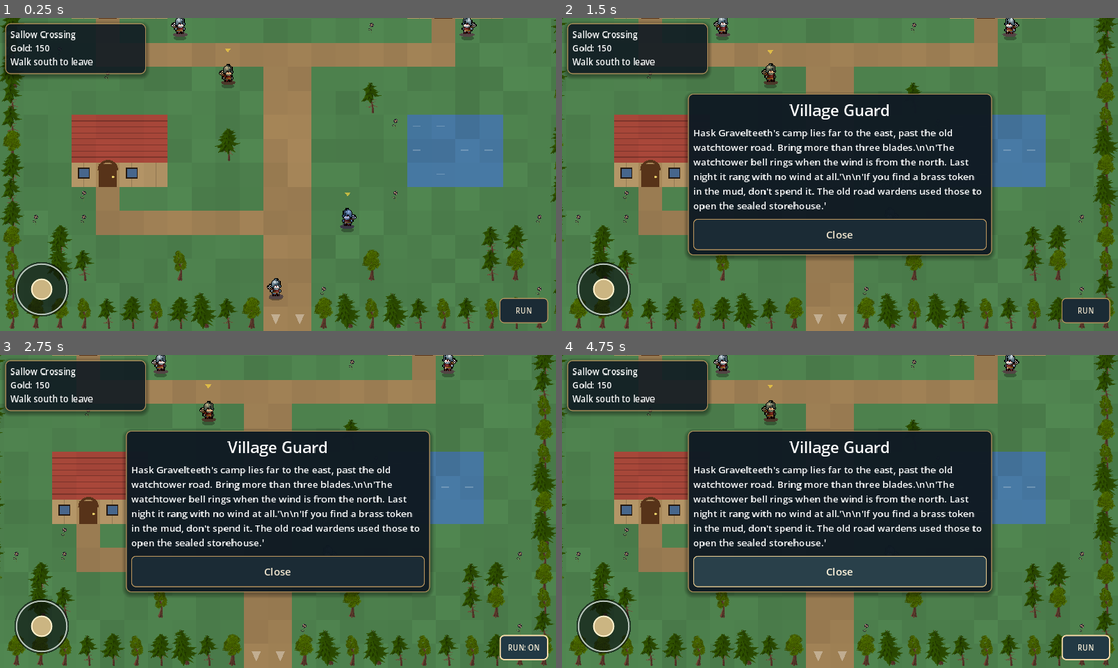
Above: before the commit, frames 1-4 (two rows, left to right).
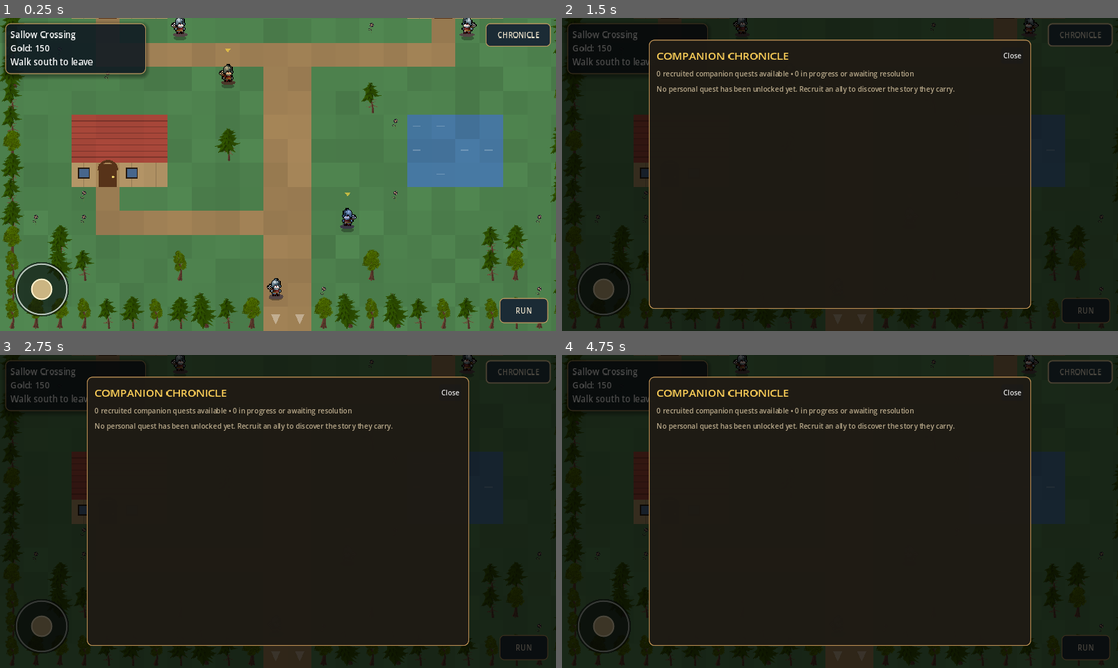
Above: after the commit, the same moments.

Repository: ninjun42215-gif/KindleWake
Game: Godot game, scene res://Location.tscn
Same seed, same stepped clock (60 frames per second), same inputs: the game is played once before the commit and once after it. This scene is started directly instead of the project's main scene.
Inputs (mouse positions are in pixels of both pictures, inside the frame that each line leads up to):
- Up to frame 1 (0.25 s): no input
- Up to frame 2 (1.5 s): click (1079, 33) at 0.5 s, where only the run after the commit has a clickable "CHRONICLE"; click (840, 305) at 1.25 s, where only the run before the commit has a clickable "A Talk to Village Guard"
- Up to frame 3 (2.75 s): click "RUN" at 2 s
- Up to frame 4 (4.75 s): click "RUN: ON" (after the commit: "RUN") at 2.75 s; drag from (606, 627) to (895, 442) at 3.52 s; drag from (728, 527) to (812, 574) at 4.27 s

The runs differ from the first frame. In frame 1, 0.9% of the frame differs, in the area x 87-100%, y 1-10%; in frame 2, 79%; in frame 3, 79%; in frame 4, 79%, in the area x 0-100%, y 0-100%.

Commit message:
feat: connect companion quest journal to town interactions

Diff:
--- a/Kindlewake/scripts/ui/location_scene.gd
+++ b/Kindlewake/scripts/ui/location_scene.gd
@@ -7,6 +7,7 @@
 const ExplorationControls = preload("res://scripts/ui/exploration_controls.gd")
 const VirtualStick = preload("res://scripts/ui/virtual_stick.gd")
 const PremiumUITheme = preload("res://scripts/ui/premium_ui_theme.gd")
+const CompanionQuestJournalScript = preload("res://scripts/ui/companion_quest_journal.gd")
 ## Towns and building interiors (data/locations.json, rules in LocalMap).
 ## Walk with tap / drag like the overworld. Walking into a door loads the next map (town -> house -> town) inside this
 ## scene; walking onto the exit (E) of a town returns to the overworld. People and objects ("spots") are used with the
@@ -40,6 +41,7 @@
 var spot_text: Label
 var spot_buttons: VBoxContainer
 var party_screen: PartyScreen
+var quest_journal: CompanionQuestJournal
 var move_stick: VirtualStick
 var run_btn: Button
 var run_toggled: bool = false
@@ -85,7 +87,7 @@
 # ------------------------------------------------------------------ input and movement
 
 func _unhandled_input(event: InputEvent) -> void:
-    if panel_open or party_screen.visible or leaving:
+    if panel_open or party_screen.visible or quest_journal.visible or leaving:
         return
     if event is InputEventMouseButton:
         var mb := event as InputEventMouseButton
@@ -113,7 +115,7 @@
 func _process(delta: float) -> void:
     if leaving:
         return
-    if not panel_open and not party_screen.visible:
+    if not panel_open and not party_screen.visible and not quest_journal.visible:
         moving_vector = ExplorationControls.movement_vector()
         if move_stick != null and move_stick.value.length() > moving_vector.length():
             moving_vector = move_stick.value
@@ -243,7 +245,9 @@
         spot_buttons.remove_child(c)
         c.queue_free()
     var spot_kind: String = str(near_spot.get("kind", "text"))
-    if spot_kind == "party":
+    if near_spot.has("companion_quest_id"):
+        _build_companion_quest_actions(near_spot)
+    elif spot_kind == "party":
         spot_buttons.add_child(_btn("Open market and company stores", _open_party))
     elif spot_kind == "inn":
         spot_buttons.add_child(_btn("Rest the company — 20 gold", _rest_at_inn))
@@ -287,6 +291,107 @@
     spot_buttons.add_child(_btn("Close", _close_panel))
     spot_panel.visible = true
 
+
+## Turn authored location metadata into replay-safe companion quest interactions.
+func _build_companion_quest_actions(spot: Dictionary) -> void:
+    var quest_id := str(spot.get("companion_quest_id", ""))
+    var milestone := str(spot.get("companion_quest_milestone", ""))
+    var quest_state: Dictionary = GameState.companion_quests.get(quest_id, {})
+    var status := str(quest_state.get("status", "not_started"))
+    var progress := int(quest_state.get("progress", 0))
+    var definition: Dictionary = GameData.companion_quests.get(quest_id, {})
+    var milestones: Array = definition.get("milestones", [])
+    var outcomes: Array = definition.get("outcomes", [])
+    if not GameState.party.roster.has(str(definition.get("companion_id", ""))):
+        spot_text.text += "\\n\\nThis personal story requires its companion to be travelling with the company."
+        return
+    spot_text.text += "\\n\\n" + str(spot.get("companion_quest_text", "A personal matter waits for your attention."))
+    if status == "not_started":
+        spot_text.text += "\\n\\nBegin this story from the Companion Chronicle."
+        return
+    if status == "complete":
+        var descriptions: Dictionary = definition.get("outcome_descriptions", {})
+        var description := str(descriptions.get(str(quest_state.get("outcome", "")), "This companion's personal story has been resolved. Its consequences are recorded in the campaign chronicle."))
+        spot_text.text += "\\n\\n" + description
+        return
+    if status == "ready" and not milestones.is_empty() and milestone == str(milestones.back()):
+        var prompt := str(definition.get("resolution_prompt", "Choose how this personal story should be resolved."))
+        spot_text.text += "\\n\\n" + prompt
+        var labels: Dictionary = definition.get("outcome_labels", {})
+        for outcome in outcomes:
+            var outcome_label := str(labels.get(str(outcome), _format_quest_label(str(outcome))))
+            spot_buttons.add_child(_btn(outcome_label, _resolve_companion_quest.bind(quest_id, str(outcome))))
+        return
+    if status == "ready":
+        spot_text.text += "\\n\\nAll objectives are recorded. Return to the companion's designated story contact to make the concluding choice."
+        return
+    if progress < milestones.size() and str(milestones[progress]) == milestone:
+        var challenge: Dictionary = spot.get("companion_quest_challenge", {})
+        if not challenge.is_empty():
+            spot_text.text += "\\n\\n" + str(challenge.get("prompt", "Examine the evidence and choose the best conclusion."))
+            for option in challenge.get("options", []):
+                spot_buttons.add_child(_btn(str(option), _attempt_companion_quest_challenge.bind(quest_id, milestone, str(option), challenge)))
+        else:
+            spot_buttons.add_child(_btn("Record this objective", _advance_companion_quest.bind(quest_id, milestone)))
+    elif progress > milestones.find(milestone):
+        spot_text.text += "\\n\\nThis part of the record has already been secured."
+    else:
+        spot_text.text += "\\n\\nThe next step in this companion's story lies elsewhere."
+
+
+func _advance_companion_quest(quest_id: String, milestone_id: String) -> void:
+    var result: Dictionary = GameState.advance_companion_quest(quest_id, milestone_id)
+    if not bool(result.get("ok", false)):
+        spot_text.text += "\\n\\n" + str(result.get("reason", "The objective could not be recorded."))
+        return
+    GameState.save_campaign("auto_a")
+    spot_text.text += "\\n\\nObjective recorded in the Companion Chronicle."
+    for child in spot_buttons.get_children():
+        if child is Button and (child as Button).text != "Close":
+            (child as Button).disabled = true
+
+
+func _attempt_companion_quest_challenge(quest_id: String, milestone_id: String, selected_option: String, challenge: Dictionary) -> void:
+    var correct_option := str(challenge.get("correct_option", ""))
+    if correct_option == "" or selected_option != correct_option:
+        spot_text.text += "\\n\\n" + str(challenge.get("failure_text", "That interpretation does not fit the evidence. Examine the clues again."))
+        return
+    spot_text.text += "\\n\\n" + str(challenge.get("success_text", "The evidence fits. The objective is secured."))
+    _advance_companion_quest(quest_id, milestone_id)
+
+
+func _resolve_companion_quest(quest_id: String, outcome: String) -> void:
+    var result: Dictionary = GameState.resolve_companion_quest(quest_id, outcome)
+    if not bool(result.get("ok", false)):
+        spot_text.text += "\\n\\n" + str(result.get("reason", "This resolution is not available."))
+        return
+    GameState.world_flags["companion_quest_outcome_" + quest_id] = outcome
+    var definition: Dictionary = GameData.companion_quests.get(quest_id, {})
+    var descriptions: Dictionary = definition.get("outcome_descriptions", {})
+    var description := str(descriptions.get(outcome, "The companion's decision is recorded. This outcome can now be referenced by later story events."))
+    var outcome_flags: Dictionary = definition.get("outcome_flags", {})
+    var outcome_flag := str(outcome_flags.get(outcome, ""))
+    if outcome_flag != "":
+        GameState.world_flags[outcome_flag] = true
+    var reward_flag := "companion_quest_rewarded_" + quest_id
+    var reward: Dictionary = definition.get("completion_reward", {})
+    var gold_reward := maxi(0, int(reward.get("gold", 0)))
+    if not bool(GameState.world_flags.get(reward_flag, false)):
+        GameState.party.gold += gold_reward
+        GameState.world_flags[reward_flag] = true
+    GameState.save_campaign("auto_a")
+    if gold_reward > 0:
+        description += "\\n\\nReceived %d gold for completing this personal quest." % gold_reward
+    spot_text.text += "\\n\\n" + description
+    for child in spot_buttons.get_children():
+        if child is Button and (child as Button).text != "Close":
+            (child as Button).disabled = true
+
+
+
+
+func _format_quest_label(value: String) -> String:
+    return value.replace("_", " ").capitalize()
 
 func _resolve_brinegate_choice(choice: String) -> void:
     var outcome: Dictionary = BrinegateQuestSystem.resolve_ledger_choice(GameState.world_flags, choice)
@@ -871,6 +976,12 @@
     run_btn.grow_horizontal = Control.GROW_DIRECTION_BEGIN
     run_btn.grow_vertical = Control.GROW_DIRECTION_BEGIN
 
+    var journal_btn := _btn("CHRONICLE", _open_quest_journal, 17)
+    journal_btn.custom_minimum_size = Vector2(150, 54)
+    root.add_child(journal_btn)
+    journal_btn.set_anchors_and_offsets_preset(Control.PRESET_TOP_RIGHT, Control.PRESET_MODE_MINSIZE, 12)
+    journal_btn.grow_horizontal = Control.GROW_DIRECTION_BEGIN
+
     spot_panel = _hud_panel(0.97)
     var box := VBoxContainer.new()
     box.add_theme_constant_override("separation", 12)
@@ -899,6 +1010,18 @@
     party_screen.visible = false
     party_screen.closed.connect(_on_party_closed)
 
+    quest_journal = CompanionQuestJournalScript.new()
+    root.add_child(quest_journal)
+    quest_journal.visible = false
+
+
+func _open_quest_journal() -> void:
+    if panel_open or party_screen.visible:
+        return
+    has_target = false
+    pressing = false
+    quest_journal.open()
+
 
 func _update_hud() -> void:
     var txt: String = "%s\nGold: %d" % [lmap.name, GameState.party.gold]
